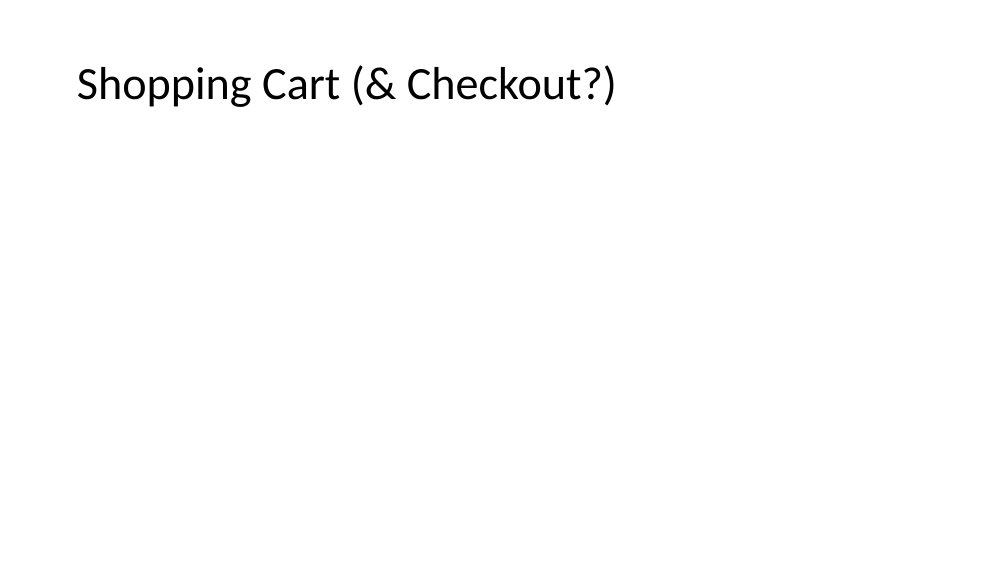
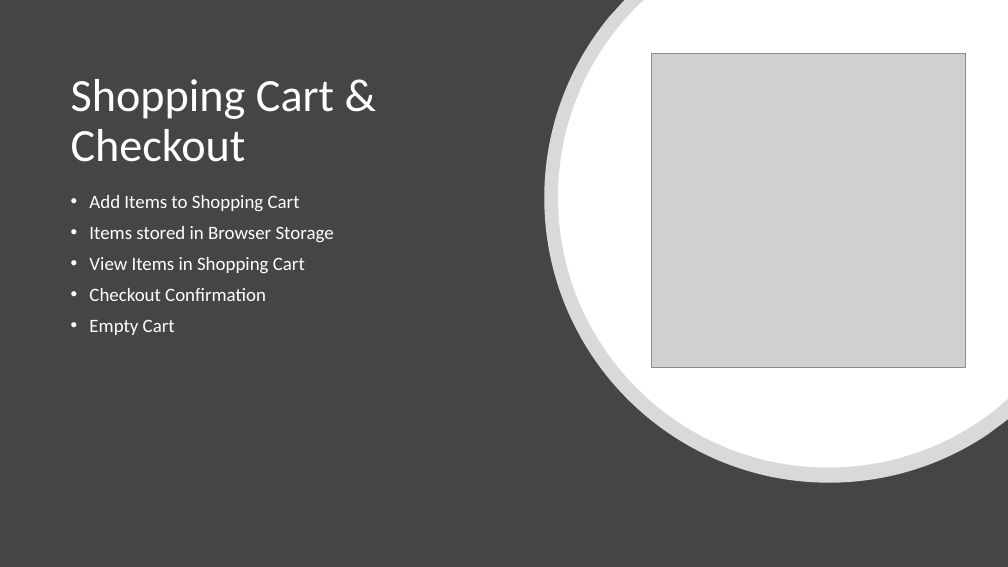
Before and after one commit to dfelleman811/project2, a slide deck: slide 7 of documents/Presentation - Outline.pptx. Drawn at 1008x567 pixels with LibreOffice and Linux fonts; fonts in the diff are those of the drawing; grey boxes stand for pictures. Boxes give left, top, right and bottom in pixels: in the first picture for what was removed or moved away, otherwise in the second. Text is boxed around its words. In the diff, an @@ line names an element or a change of style, - is before the commit and + after.

```diff
--- a/documents/Presentation - Outline.pptx
+++ b/documents/Presentation - Outline.pptx
@@ background #FFFFFF to #454545 @@
@@ freeform shape added at [544,0,1008,483], fill #FFFFFF at 80% opacity @@
@@ freeform shape added at [558,0,1008,467], fill #FFFFFF @@
@@ picture added at [652,53,966,367] @@
@@ title at [71,79,334,162]: text changed; text colour #000000 to #FFFFFF @@
-Shopping Cart (& Checkout?)
+Shopping Cart & Checkout
@@ text added at [89,195,334,335], 18 pt, text #FFFFFF @@
+• Add Items to Shopping Cart
+• Items stored in Browser Storage
+• View Items in Shopping Cart
+• Checkout Confirmation
+• Empty Cart
```
Also in this commit, not shown: 2 other slides changed, 7 slides added, 6 slides removed, 3 other files.
